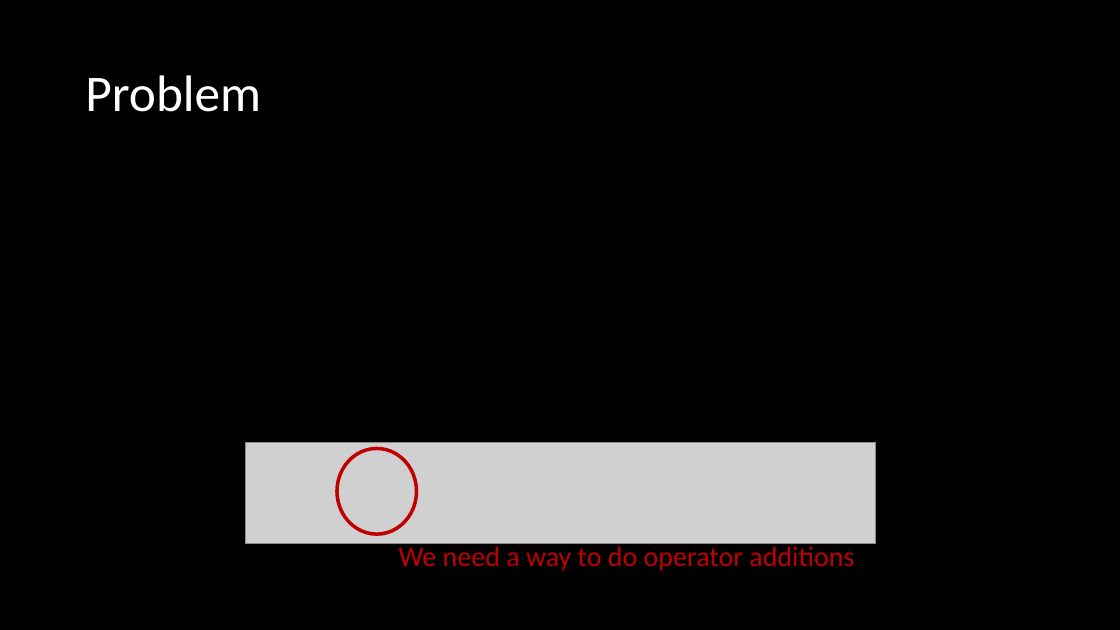
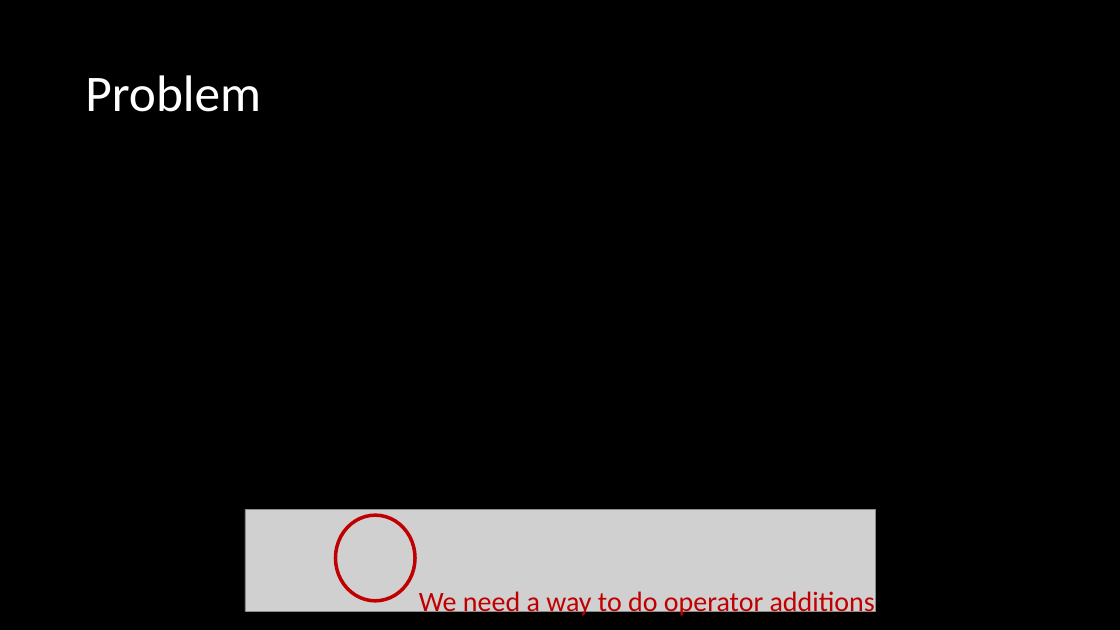
Before and after one commit to hoshitaro/32-Improved-Hamiltonian-Simulation, a slide deck: slide 2 of hackhackhack.pptx. Drawn at 1120x630 pixels with LibreOffice and Linux fonts; fonts in the diff are those of the drawing; grey boxes stand for pictures. Boxes give left, top, right and bottom in pixels: in the first picture for what was removed or moved away, otherwise in the second. Text is boxed around its words. In the diff, an @@ line names an element or a change of style, - is before the commit and + after.

```diff
--- a/hackhackhack.pptx
+++ b/hackhackhack.pptx
@@ picture: place and size @@
-picture at <box>245,442,875,544</box>
+picture at <box>245,509,875,611</box>
@@ ellipse: place and size @@
-ellipse at <box>337,449,417,534</box>
+ellipse at <box>335,515,415,601</box>
@@ text "We need a way to ...": place and size @@
-text "We need a way to ..." at <box>399,543,854,571</box>
+text "We need a way to ..." at <box>419,591,875,618</box>
```
